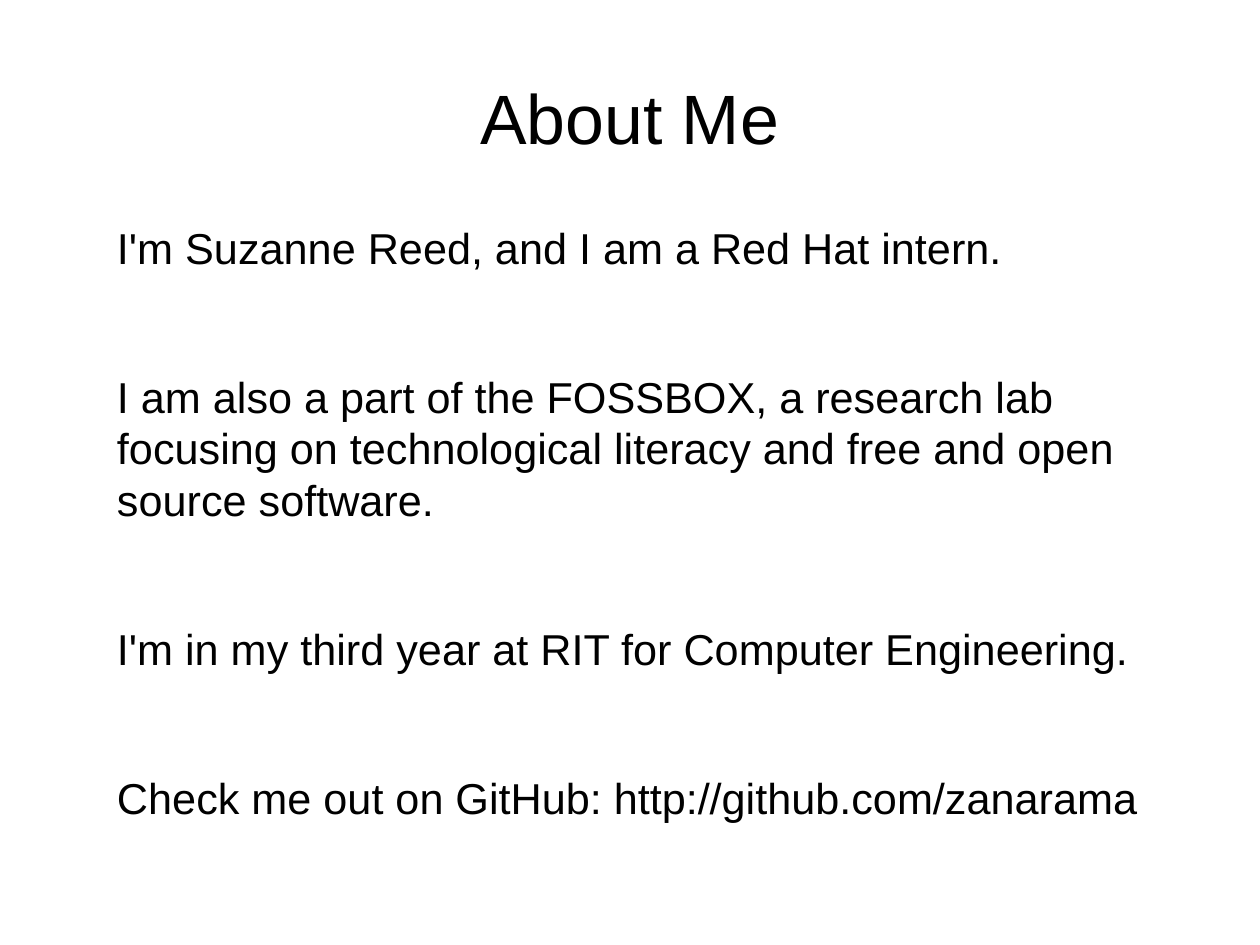
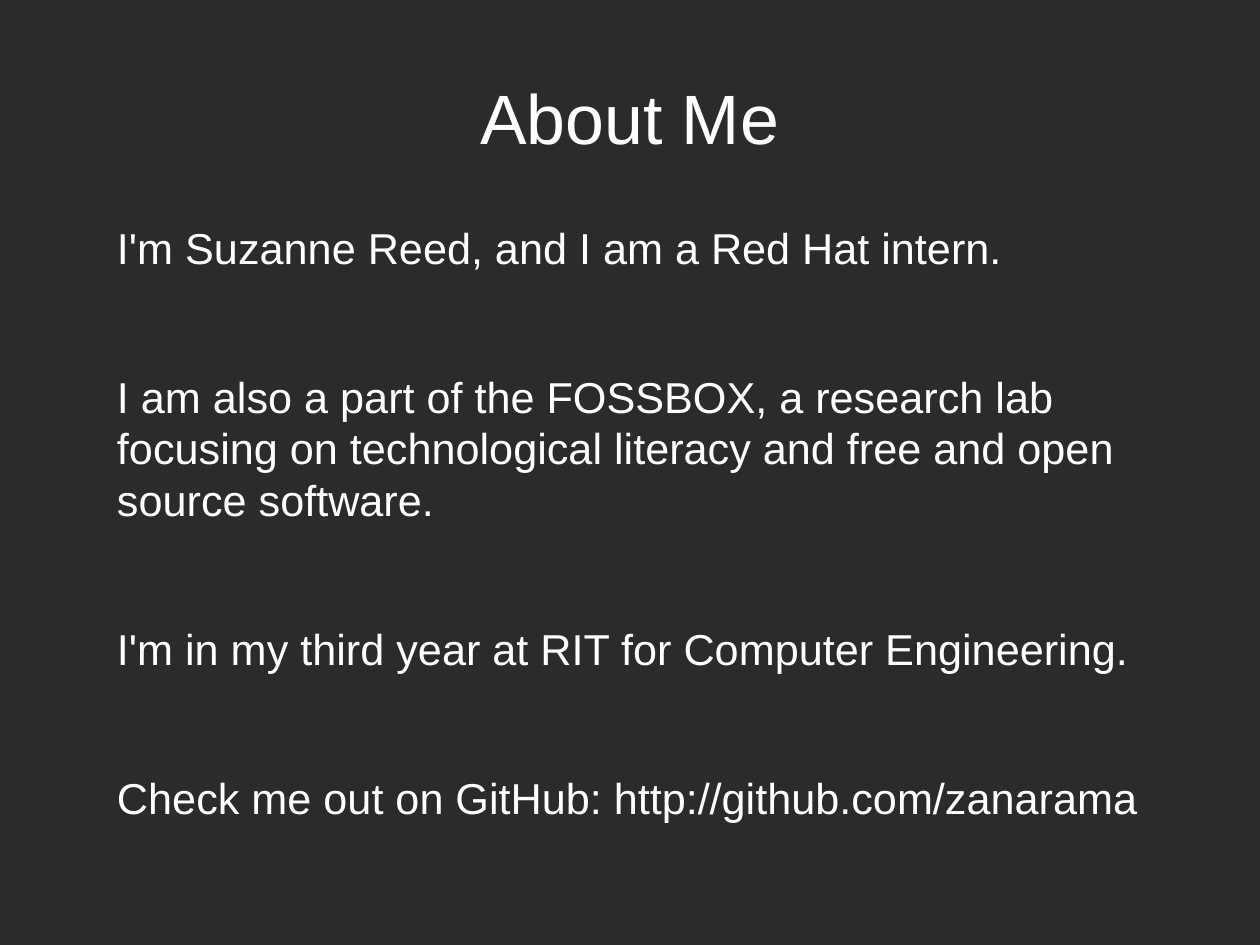
Before and after one commit to FOSSRIT/gourciferous, a slide deck: slide 2 of presentation/gource.odp. Drawn at 1260x945 pixels with LibreOffice and Linux fonts; fonts in the diff are those of the drawing; background and template pictures are left out; a plain dark background stands for a picture behind light text. Boxes give left, top, right and bottom in pixels: in the first picture for what was removed or moved away, otherwise in the second. Text is boxed around its words. In the diff, an @@ line names an element or a change of style, - is before the commit and + after.

Commit message:
Background and text color

```diff
--- a/presentation/gource.odp
+++ b/presentation/gource.odp
@@ background #FFFFFF to picture (left out) @@
@@ title "About Me" at <box>480,93,779,145</box>: text colour #000000 to #FFFFFF @@
@@ text "I'm Suzanne Reed, and I ..." at <box>117,232,1137,822</box>: text colour #000000 to #FFFFFF @@
```
Also in this commit, not shown: 8 other slides changed.
